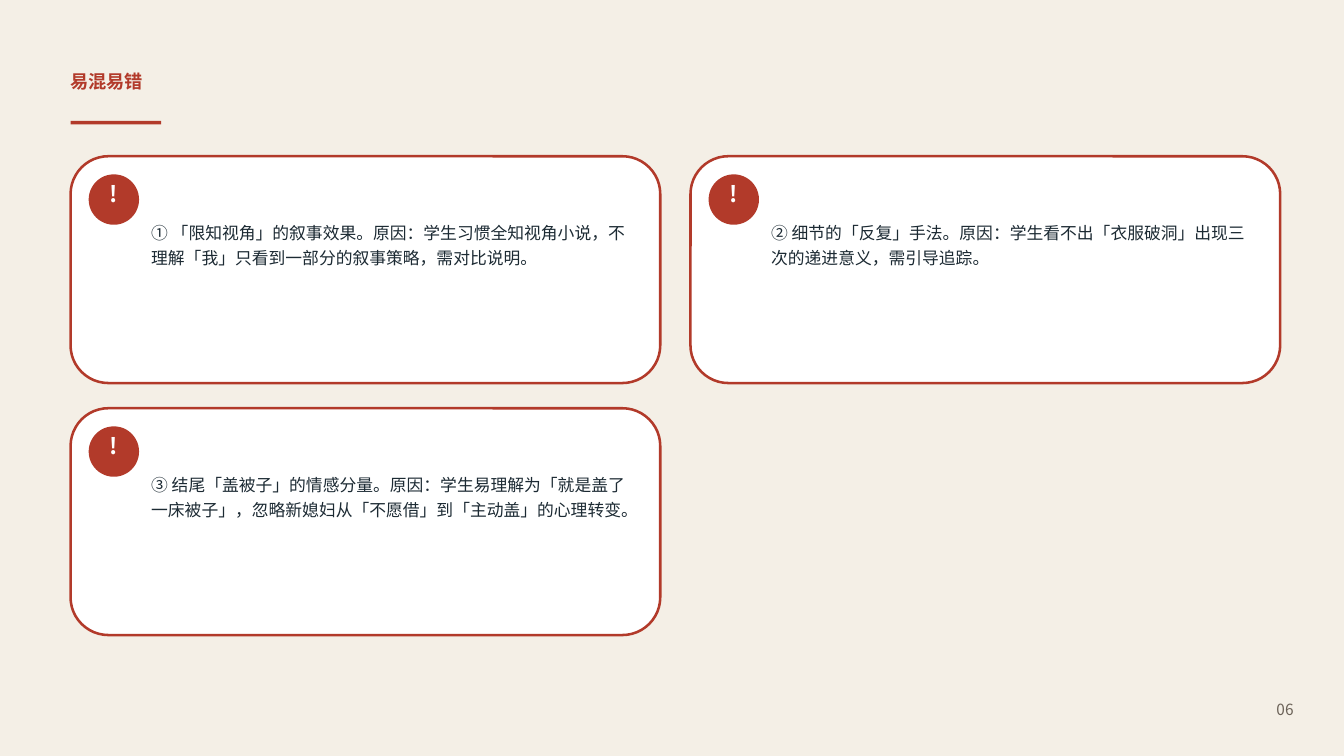
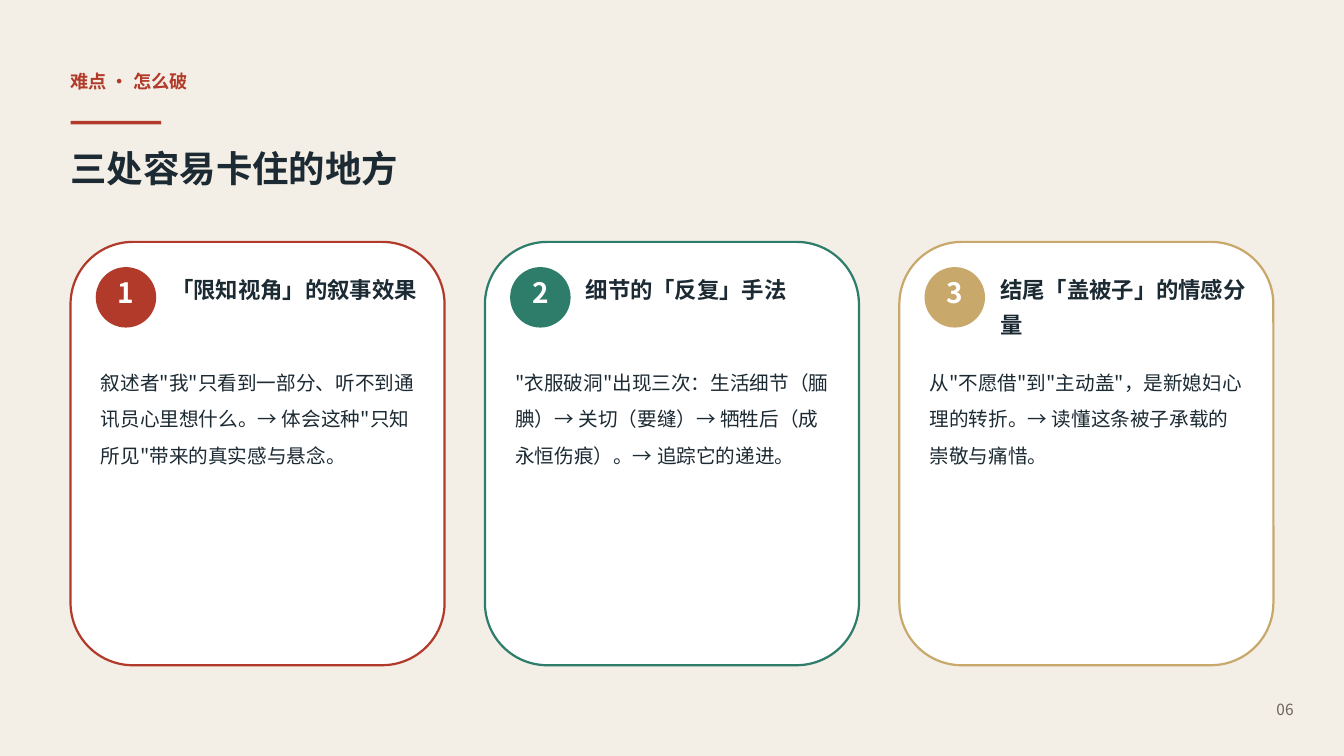
Before and after one commit to katarakinkim-arch/english-lesson-miniprogram, a slide deck: slide 6 of preview_v7/cn/l-cn-bs-u1-4.pptx. Drawn at 1344x756 pixels with LibreOffice and Linux fonts; fonts in the diff are those of the drawing. Boxes give left, top, right and bottom in pixels: in the first picture for what was removed or moved away, otherwise in the second. Text is boxed around its words. In the diff, an @@ line names an element or a change of style, - is before the commit and + after.

```diff
--- a/preview_v7/cn/l-cn-bs-u1-4.pptx
+++ b/preview_v7/cn/l-cn-bs-u1-4.pptx
@@ text at (x1=71, y1=72, x2=188, y2=90): text changed @@
-易混易错
+难点 · 怎么破
@@ rounded rectangle removed at (x1=71, y1=156, x2=660, y2=383) @@
@@ text added at (x1=71, y1=150, x2=399, y2=186), 26 pt, text #1C2A33, bold @@
+三处容易卡住的地方
@@ rounded rectangle removed at (x1=691, y1=156, x2=1280, y2=383) @@
@@ ellipse removed at (x1=709, y1=174, x2=759, y2=225) @@
@@ text removed at (x1=89, y1=180, x2=139, y2=223) @@
-!
@@ text removed at (x1=709, y1=180, x2=759, y2=223) @@
-!
@@ text removed at (x1=151, y1=224, x2=625, y2=266) @@
-① 「限知视角」的叙事效果。原因：学生习惯全知视角小说，不理解「我」只看到一部分的叙事策略，需对比说明。
@@ text removed at (x1=771, y1=224, x2=1245, y2=266) @@
-② 细节的「反复」手法。原因：学生看不出「衣服破洞」出现三次的递进意义，需引导追踪。
@@ rounded rectangle added at (x1=71, y1=242, x2=445, y2=665), fill #FFFFFF, outline #B23A2A 1.6 pt @@
@@ ellipse resized from (x1=89, y1=174, x2=139, y2=225) to (x1=96, y1=267, x2=156, y2=328) @@
@@ rounded rectangle added at (x1=485, y1=242, x2=859, y2=665), fill #FFFFFF, outline #2E7D6B 1.6 pt @@
@@ ellipse added at (x1=510, y1=267, x2=571, y2=328), fill #2E7D6B @@
@@ rounded rectangle added at (x1=899, y1=242, x2=1273, y2=665), fill #FFFFFF, outline #C8A86B 1.6 pt @@
@@ ellipse added at (x1=925, y1=267, x2=985, y2=328), fill #C8A86B @@
@@ text added at (x1=118, y1=282, x2=135, y2=303), 20 pt, text #FFFFFF, bold @@
+1
@@ text added at (x1=171, y1=279, x2=417, y2=300), 16 pt, text #1C2A33, bold @@
+「限知视角」的叙事效果
@@ text added at (x1=532, y1=282, x2=549, y2=303), 20 pt, text #FFFFFF, bold @@
+2
@@ text added at (x1=586, y1=279, x2=787, y2=300), 16 pt, text #1C2A33, bold @@
+细节的「反复」手法
@@ text added at (x1=947, y1=282, x2=964, y2=304), 20 pt, text #FFFFFF, bold @@
+3
@@ text added at (x1=1000, y1=279, x2=1246, y2=338), 16 pt, text #1C2A33, bold @@
+结尾「盖被子」的情感分量
@@ text added at (x1=101, y1=373, x2=414, y2=465), 14 pt, text #1C2A33 @@
+叙述者"我"只看到一部分、听不到通讯员心里想什么。→ 体会这种"只知所见"带来的真实感与悬念。
@@ text added at (x1=515, y1=373, x2=828, y2=465), 14 pt, text #1C2A33 @@
+"衣服破洞"出现三次：生活细节（腼腆）→ 关切（要缝）→ 牺牲后（成永恒伤痕）。→ 追踪它的递进。
@@ text added at (x1=930, y1=373, x2=1242, y2=465), 14 pt, text #1C2A33 @@
+从"不愿借"到"主动盖"，是新媳妇心理的转折。→ 读懂这条被子承载的崇敬与痛惜。
@@ rounded rectangle removed at (x1=71, y1=408, x2=660, y2=635) @@
@@ ellipse removed at (x1=89, y1=426, x2=139, y2=477) @@
@@ text removed at (x1=89, y1=433, x2=139, y2=475) @@
-!
@@ text removed at (x1=151, y1=476, x2=638, y2=518) @@
-③ 结尾「盖被子」的情感分量。原因：学生易理解为「就是盖了一床被子」，忽略新媳妇从「不愿借」到「主动盖」的心理转变。
```
Also in this commit, not shown: 4 other slides changed, 4 slides added, 4 slides removed, 2 other files.
